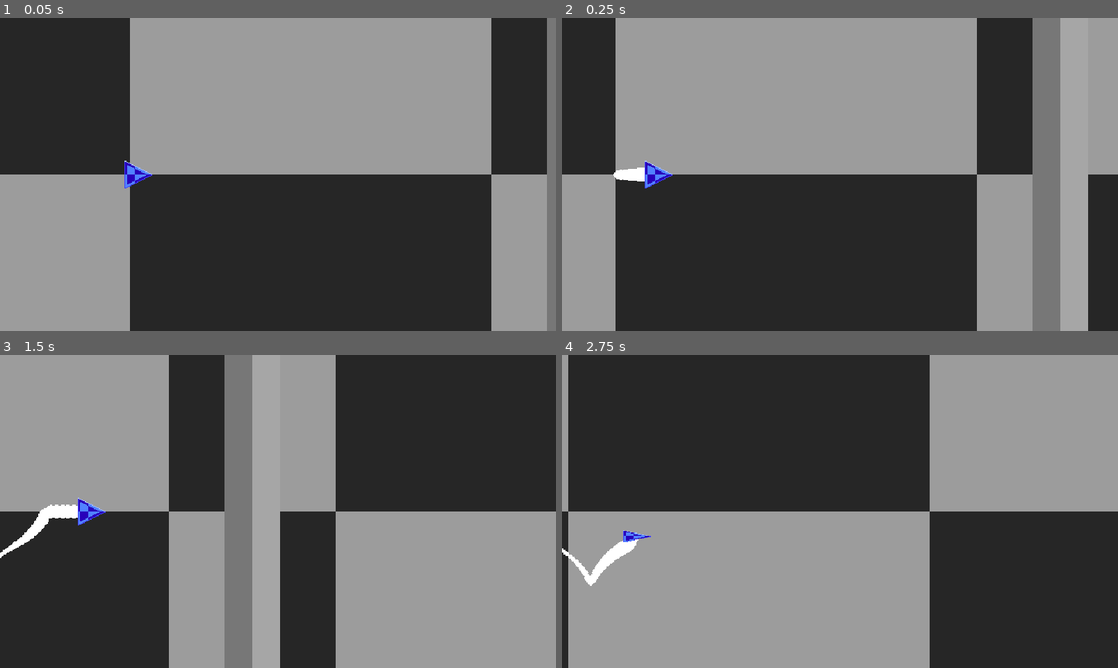
Above: before the commit, frames 1-4 (two rows, left to right).
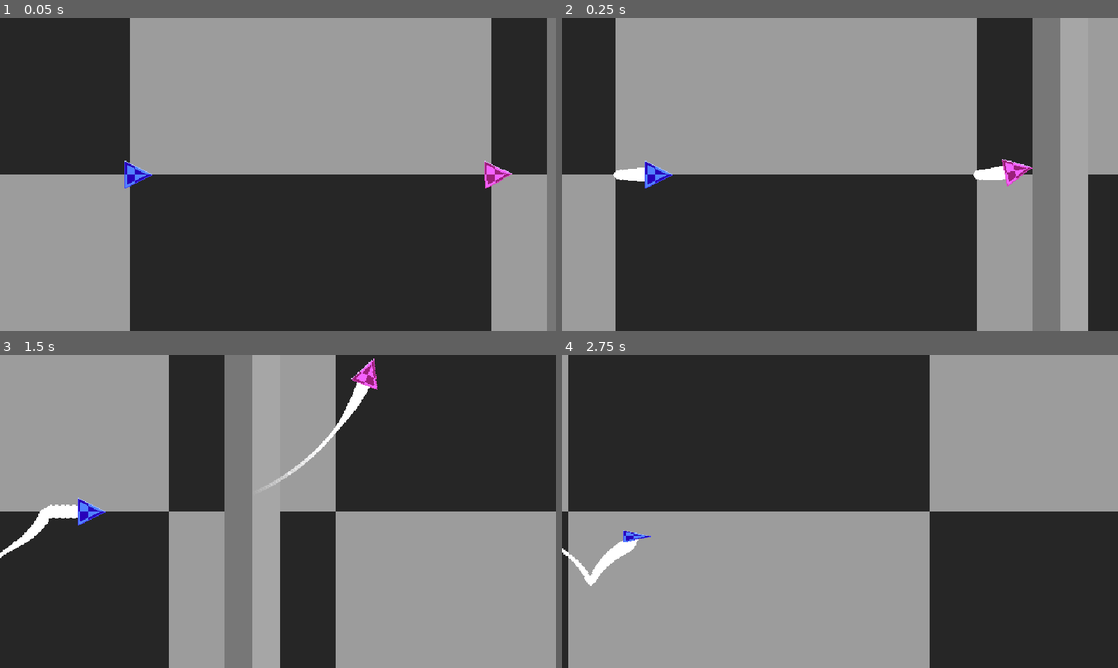
Above: after the commit, the same moments.

Repository: woliveira82/redot-aircraft-prototype
Game: Godot game, scene res://main.tscn
Same seed, same stepped clock (60 frames per second), same inputs: the game is played once before the commit and once after it.
Inputs:
- Up to frame 1 (0.05 s): no input
- Up to frame 2 (0.25 s): no input
- Up to frame 3 (1.5 s): hold E (high_g_barrel_right) 0.53-1.28 s; tap Ctrl (g_turn) at 0.6, 1.35 s; hold Down (move_down) from 1.28 s (still down)
- Up to frame 4 (2.75 s): release Down (move_down) at 2.03 s; hold E (high_g_barrel_right) from 2.03 s (still down); tap Ctrl (g_turn) at 2.1 s

The runs differ from the first frame. In frame 1, 0.2% of the frame differs, in the area x 87-93%, y 45-55%; in frame 2, 0.4%; in frame 3, 0.7%, in the area x 47-68%, y 1-43%; in frame 4, nothing differs.

Commit message:
feat: enemy, bullets

Diff:
--- /dev/null
+++ b/bullet/bullet.gd
@@ -0,0 +1,18 @@
+extends Node2D
+
+var _speed := 500.0
+var _direction := Vector2.RIGHT
+var _max_lifetime := 4.0
+var _lifetime := 0.0
+
+
+func _physics_process(delta: float) -> void:
+	position += _direction * _speed * delta
+	_lifetime += delta
+	if _lifetime > _max_lifetime:
+		queue_free()
+
+
+func set_angle(angle: float):
+	rotation = angle
+	_direction = Vector2.from_angle(angle)
--- /dev/null
+++ b/bullet/bullet.tscn
@@ -0,0 +1,12 @@
+[gd_scene load_steps=3 format=3 uid="uid://cduopc8ukaxd6"]
+
+[ext_resource type="Script" path="res://bullet/bullet.gd" id="1_3oxrv"]
+
+[sub_resource type="PlaceholderTexture2D" id="PlaceholderTexture2D_qaxr3"]
+
+[node name="Bullet" type="Node2D"]
+script = ExtResource("1_3oxrv")
+
+[node name="Sprite2D" type="Sprite2D" parent="."]
+scale = Vector2(4, 2)
+texture = SubResource("PlaceholderTexture2D_qaxr3")
--- /dev/null
+++ b/enemies/cannon.gd
@@ -0,0 +1,34 @@
+extends Node2D
+
+@export var bullet_scene: PackedScene
+
+var _shooting := false
+var _rof := 0.2
+var _fire_time := 0.0
+
+
+func _physics_process(delta: float) -> void:
+	if _shooting:
+		_fire_time -= delta
+		if _fire_time <= 0.0:
+			_shoot()
+			_fire_time = _rof
+
+
+func _shoot():
+	var bullet = bullet_scene.instantiate()
+	get_tree().root.add_child(bullet)
+	bullet.position = global_position
+	bullet.set_angle(global_rotation)
+
+
+func _on_shooting_area_area_entered(area: Area2D) -> void:
+	if area.is_in_group("player_area"):
+		_fire_time = 0.0
+		_shooting = true
+
+
+
+func _on_shooting_area_area_exited(area: Area2D) -> void:
+	if area.is_in_group("player_area"):
+		_shooting = false
--- /dev/null
+++ b/enemies/enemy.gd
@@ -0,0 +1,21 @@
+extends Node2D
+
+var _speed := 200.0
+var _turn_angle := 0.8
+var _player: Node2D
+
+
+func _ready() -> void:
+	_player = get_tree().get_first_node_in_group("player")
+
+
+func _process(delta: float) -> void:
+	var angle_diff: float = angle_difference(rotation, _get_player_angle())
+	var max_turn_angle: float = clamp(angle_diff, - _turn_angle, _turn_angle)
+	rotation +=  max_turn_angle * delta
+	position += Vector2.from_angle(rotation) * _speed * delta
+
+
+func _get_player_angle() -> float:
+	var player_direction: Vector2 = (_player.position - position).normalized()
+	return player_direction.angle()
--- /dev/null
+++ b/enemies/enemy.tscn
@@ -0,0 +1,56 @@
+[gd_scene load_steps=10 format=3 uid="uid://dwnpv3s7it7pg"]
+
+[ext_resource type="Script" path="res://enemies/enemy.gd" id="1_41sj6"]
+[ext_resource type="Texture2D" uid="uid://bhccphfnvouvr" path="res://assets/Placeholders-32x32-18.png" id="1_fclpl"]
+[ext_resource type="Texture2D" uid="uid://bk43e071r74nb" path="res://assets/white-circle.png" id="3_ennsh"]
+[ext_resource type="Script" path="res://enemies/cannon.gd" id="4_ybxm7"]
+[ext_resource type="PackedScene" uid="uid://cduopc8ukaxd6" path="res://bullet/bullet.tscn" id="5_o1l04"]
+
+[sub_resource type="CircleShape2D" id="CircleShape2D_piux8"]
+
+[sub_resource type="Curve" id="Curve_503jj"]
+min_value = 0.3
+_data = [Vector2(0, 0.3), 0.0, 0.0, 0, 0, Vector2(0.0561798, 1), 0.0, 0.0, 0, 0, Vector2(0.426966, 0.3), 0.0, 0.0, 0, 0, Vector2(1, 0.3), 0.0, 0.0, 0, 0]
+point_count = 4
+
+[sub_resource type="Gradient" id="Gradient_7860c"]
+offsets = PackedFloat32Array(0, 0.513333, 1)
+colors = PackedColorArray(1, 1, 1, 1, 1, 1, 1, 1, 1, 1, 1, 0)
+
+[sub_resource type="ConvexPolygonShape2D" id="ConvexPolygonShape2D_dwjyo"]
+points = PackedVector2Array(0, 0, 300, -100, 300, 100)
+
+[node name="Enemy" type="Node2D"]
+script = ExtResource("1_41sj6")
+
+[node name="Sprite2D" type="Sprite2D" parent="."]
+rotation = 1.5708
+texture = ExtResource("1_fclpl")
+
+[node name="Area2D" type="Area2D" parent="Sprite2D"]
+
+[node name="CollisionShape2D" type="CollisionShape2D" parent="Sprite2D/Area2D"]
+position = Vector2(0, 5)
+shape = SubResource("CircleShape2D_piux8")
+
+[node name="CPUParticles2D" type="CPUParticles2D" parent="Sprite2D"]
+show_behind_parent = true
+rotation = -1.5708
+amount = 64
+texture = ExtResource("3_ennsh")
+gravity = Vector2(0, 0)
+scale_amount_curve = SubResource("Curve_503jj")
+color_ramp = SubResource("Gradient_7860c")
+
+[node name="Cannon" type="Node2D" parent="."]
+position = Vector2(16, 0)
+script = ExtResource("4_ybxm7")
+bullet_scene = ExtResource("5_o1l04")
+
+[node name="ShootingArea" type="Area2D" parent="Cannon"]
+
+[node name="CollisionShape2D" type="CollisionShape2D" parent="Cannon/ShootingArea"]
+shape = SubResource("ConvexPolygonShape2D_dwjyo")
+
+[connection signal="area_entered" from="Cannon/ShootingArea" to="Cannon" method="_on_shooting_area_area_entered"]
+[connection signal="area_exited" from="Cannon/ShootingArea" to="Cannon" method="_on_shooting_area_area_exited"]
--- a/main.tscn
+++ b/main.tscn
@@ -1,7 +1,8 @@
-[gd_scene load_steps=3 format=3 uid="uid://c456k87rcla8r"]
+[gd_scene load_steps=4 format=3 uid="uid://c456k87rcla8r"]
 
 [ext_resource type="Texture2D" uid="uid://dvtx6o5x15tc3" path="res://assets/Placeholders-32x32-27.png" id="1_gw7bq"]
 [ext_resource type="PackedScene" uid="uid://bhu6yt022ld1c" path="res://player/player.tscn" id="2_x2e4t"]
+[ext_resource type="PackedScene" uid="uid://dwnpv3s7it7pg" path="res://enemies/enemy.tscn" id="3_tt4h1"]
 
 [node name="Main" type="Node"]
 
@@ -24,4 +25,7 @@
 position_smoothing_enabled = true
 rotation_smoothing_speed = 2.0
 
+[node name="Enemy" parent="." instance=ExtResource("3_tt4h1")]
+position = Vector2(414, 0)
+
 [editable path="Player"]
--- a/player/player.tscn
+++ b/player/player.tscn
@@ -205,7 +205,7 @@
 "high_g_barrel_right": SubResource("Animation_fhq0u")
 }
 
-[node name="Player" type="Node2D"]
+[node name="Player" type="Node2D" groups=["player"]]
 script = ExtResource("1_rjy3b")
 
 [node name="Sprite2D" type="Sprite2D" parent="."]
@@ -221,7 +221,7 @@
 scale_amount_curve = SubResource("Curve_jgwmn")
 color_ramp = SubResource("Gradient_k86wc")
 
-[node name="Area2D" type="Area2D" parent="Sprite2D"]
+[node name="Area2D" type="Area2D" parent="Sprite2D" groups=["player_area"]]
 rotation = -1.5708
 
 [node name="CollisionShape2D" type="CollisionShape2D" parent="Sprite2D/Area2D"]
